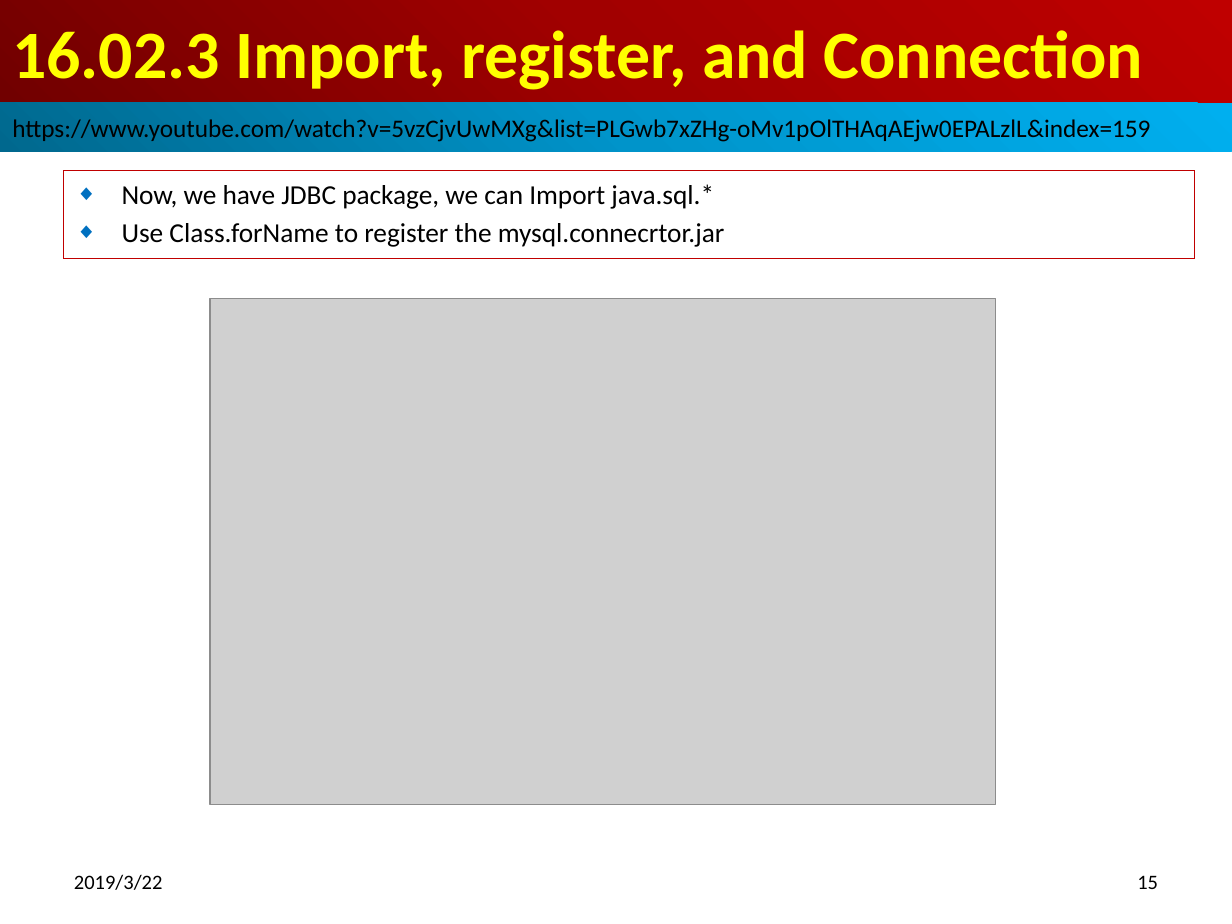
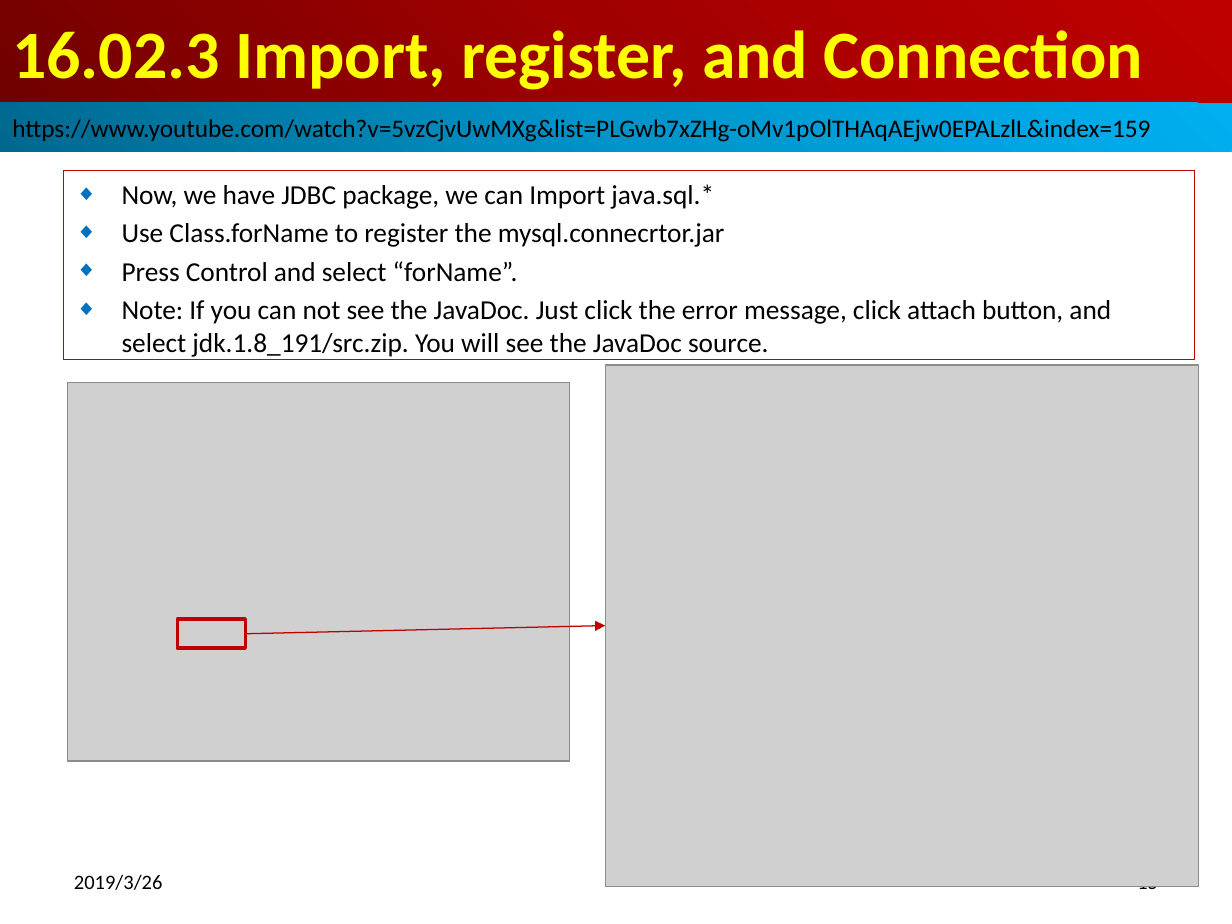
Before and after one commit to peterhchen/100-Java-Topic, a slide deck: slide 15 of 16_01_05_JDBC/ch1602_JDBC_Practice/ch1602_JDBC_Practice.pptx. Drawn at 1232x924 pixels with LibreOffice and Linux fonts; fonts in the diff are those of the drawing; grey boxes stand for pictures. Boxes give left, top, right and bottom in pixels: in the first picture for what was removed or moved away, otherwise in the second. Text is boxed around its words. In the diff, an @@ line names an element or a change of style, - is before the commit and + after.

```diff
--- a/16_01_05_JDBC/ch1602_JDBC_Practice/ch1602_JDBC_Practice.pptx
+++ b/16_01_05_JDBC/ch1602_JDBC_Practice/ch1602_JDBC_Practice.pptx
@@ subtitle "Now, we have JDBC package, ..." resized from (x1=63, y1=171, x2=1194, y2=259) to (x1=63, y1=171, x2=1194, y2=360) @@
@@ subtitle at (x1=122, y1=261, x2=1111, y2=357): paragraphs added @@
+◆ Press Control and select “forName”.
+◆ Note: If you can not see the JavaDoc. Just click the error message, click attach button, and select jdk.1.8_191/src.zip. You will see the JavaDoc source.
@@ picture removed at (x1=209, y1=298, x2=995, y2=804) @@
@@ picture added at (x1=68, y1=382, x2=570, y2=760) @@
@@ picture added at (x1=605, y1=365, x2=1198, y2=886) @@
@@ rectangle added at (x1=177, y1=620, x2=245, y2=649), outline #C00000 2 pt @@
@@ arrow added from (245, 633) to (605, 626), #C00000 0.75 pt @@
@@ text at (x1=74, y1=874, x2=163, y2=890): text changed @@
-2019/3/22
+2019/3/26
```
Also in this commit, not shown: 24 other slides changed, 16 slides added, 15 other files.
